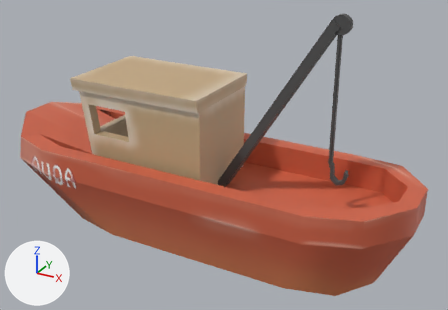
The FBX model Assets/Props/Models/Ship_model.fbx, before and after one commit.
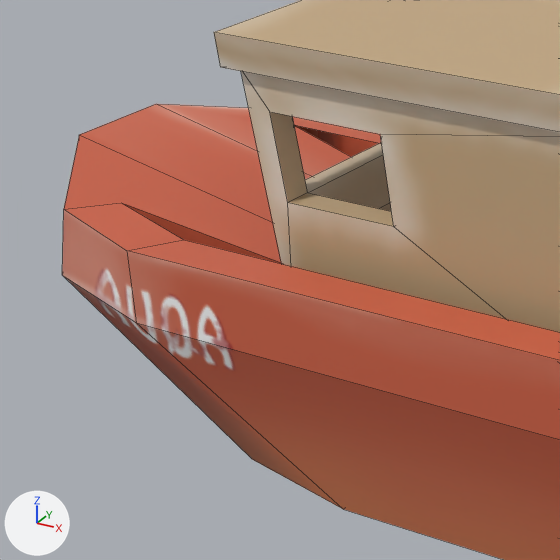
There are two pictures of each version: one whole from a 50 mm camera at (0.0882, -0.1358, 0.099) aimed at (0.0079, 0.0102, 0.026), one close up on the part from 0% to 41% of the width and 22% to 81% of the height. Every picture has the same lights, and +X, +Y and +Z are marked at lower left. The close-ups show mesh edges as thin lines. Where no turn or scale is listed for an object, it has been applied to the vertices.

Objects in the first close-up: 'Ship'.
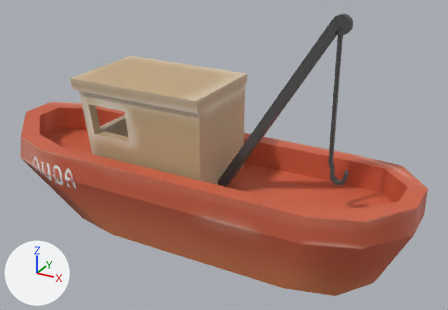
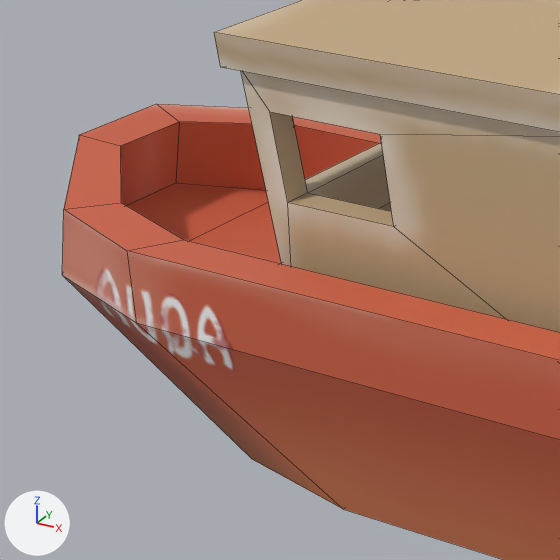
Patch to the scene script:
```diff
--- a/Assets/Props/Models/Ship_model.fbx.py
+++ b/Assets/Props/Models/Ship_model.fbx.py
@@ me_mesh @@
 me_mesh.from_pydata(...)  # 143 vertices, 137 faces; spans x -0.0657..0.065, y -0.011..0.031, z -0.0012..0.0702
 # used by ob_ship; location = (0.0, 0.0, 0.0)
 # before: 95 (0.0185, 0.0054, 0.0119), 101 (0.0185, 0.0146, 0.0119), 105 (0.0169, 0.0054, 0.0042), 109 (0.0169, 0.0146, 0.0042)
+# me_mesh part 1
+for i in [95, 101, 105, 109]: me_mesh.vertices[i].co += Vector((-0.078, 0.0, 0.016))
 me_mesh.materials.append(mat_ship_texture)
```

Changed parts and their boxes [x1, y1, x2, y2] in the close-ups (560 x 560 px; the box of a moved part takes in the faces that stretch with it):
part 1 of me_mesh, moved or reshaped: before [64, 104, 351, 264]; after [64, 104, 268, 241]
